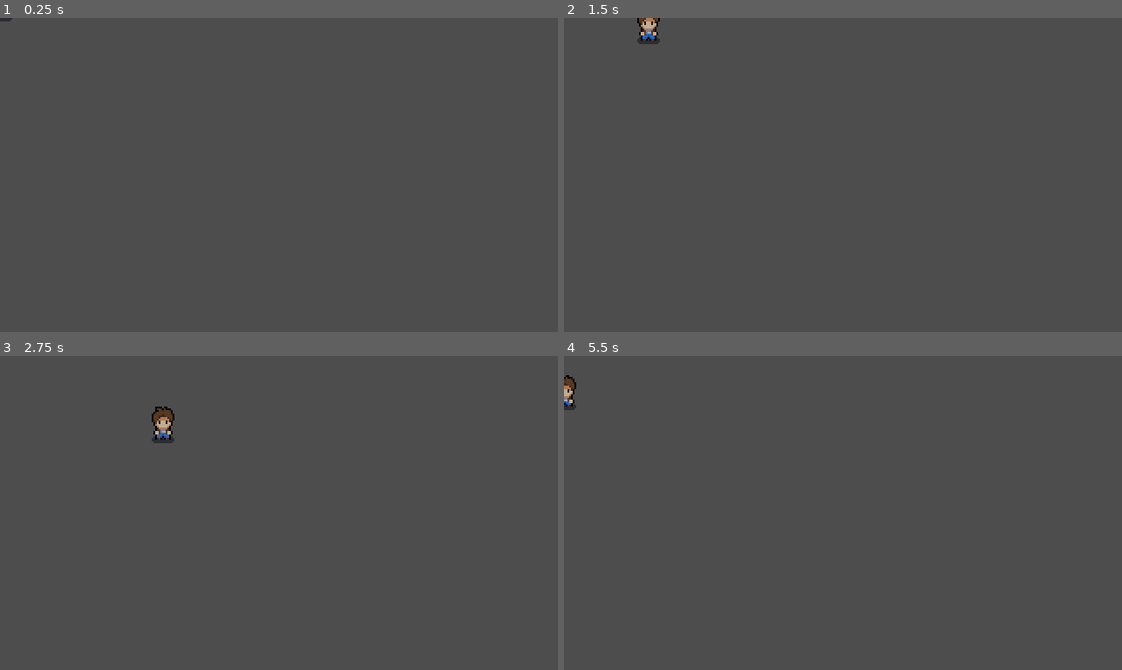
Above: before the commit, frames 1-4 (two rows, left to right).
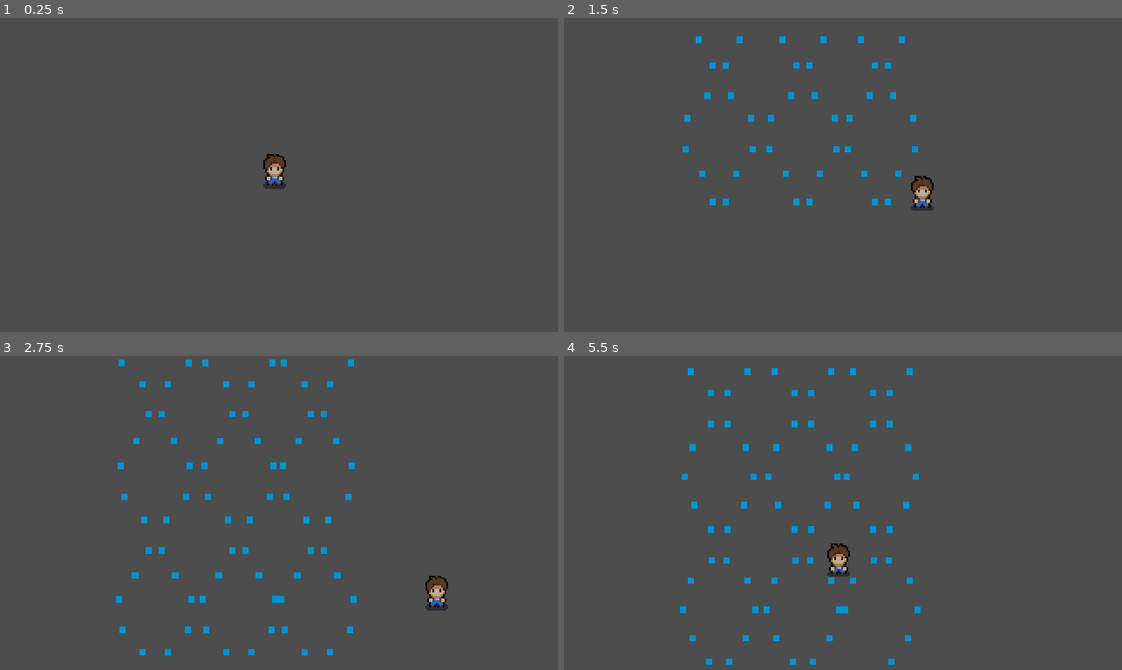
Above: after the commit, the same moments.

Repository: andretini/O_Retorno_de_Pebas
Game: Godot game, scene res://game.tscn
Same seed, same stepped clock (60 frames per second), same inputs: the game is played once before the commit and once after it. Before the commit the project starts from res://scenes/character.tscn.
Inputs:
- Up to frame 1 (0.25 s): no input
- Up to frame 2 (1.5 s): hold D (move_right) 0.53-1.28 s; hold S (move_down) from 1.28 s (still down)
- Up to frame 3 (2.75 s): release S (move_down) at 2.03 s; hold D (move_right) from 2.03 s (still down)
- Up to frame 4 (5.5 s): release D (move_right) at 2.78 s; hold W (move_up) 2.78-3.53 s; hold A (move_left) 3.53-5.03 s; hold S (move_down) from 5.03 s (still down)

The runs differ from the first frame. In frame 1, 0.4% of the frame differs, in the area x 0-52%, y 0-55%; in frame 2, 1.6%; in frame 3, 2.4%, in the area x 20-81%, y 1-96%; in frame 4, 2.2%.

Commit message:
Ataque feito

Diff:
--- /dev/null
+++ b/game.tscn
@@ -0,0 +1,19 @@
+[gd_scene load_steps=3 format=3 uid="uid://y0h4fii5byuj"]
+
+[ext_resource type="PackedScene" uid="uid://cdx6s86cb82sb" path="res://scenes/Entitys/character.tscn" id="1_lrqvr"]
+[ext_resource type="PackedScene" uid="uid://skl5h5uvsrgu" path="res://scenes/Attacks/projtectile_spawner.tscn" id="2_utt2o"]
+
+[node name="Game" type="Node2D"]
+
+[node name="CharacterBody2D" parent="." instance=ExtResource("1_lrqvr")]
+position = Vector2(157, 96)
+scale = Vector2(1, 0.957998)
+
+[node name="projectileSpawner" parent="." instance=ExtResource("2_utt2o")]
+position = Vector2(89, 10)
+
+[node name="projectileSpawner2" parent="." instance=ExtResource("2_utt2o")]
+position = Vector2(137, 10)
+
+[node name="projectileSpawner3" parent="." instance=ExtResource("2_utt2o")]
+position = Vector2(182, 10)
--- a/project.godot
+++ b/project.godot
@@ -11,7 +11,7 @@
 [application]
 
 config/name="O retorno de Peba's"
-run/main_scene="res://scenes/character.tscn"
+run/main_scene="res://game.tscn"
 config/features=PackedStringArray("4.2", "Forward Plus")
 config/icon="res://icon.svg"
 
@@ -22,6 +22,12 @@
 window/size/window_width_override=1280
 window/size/window_height_override=720
 window/stretch/mode="canvas_items"
+
+[importer_defaults]
+
+animation_library={
+"animation/fps": 60.0
+}
 
 [input]
 
--- /dev/null
+++ b/scenes/Attacks/Projectile/projectile.tscn
@@ -0,0 +1,70 @@
+[gd_scene load_steps=6 format=3 uid="uid://dcedvv5fdr6s3"]
+
+[ext_resource type="Script" path="res://scripts/projectile.gd" id="1_xgv2k"]
+
+[sub_resource type="Animation" id="Animation_2afg6"]
+resource_name = "moveAlongPath"
+length = 3.0
+tracks/0/type = "value"
+tracks/0/imported = false
+tracks/0/enabled = true
+tracks/0/path = NodePath(".:progress_ratio")
+tracks/0/interp = 1
+tracks/0/loop_wrap = true
+tracks/0/keys = {
+"times": PackedFloat32Array(0, 3),
+"transitions": PackedFloat32Array(1, 1),
+"update": 0,
+"values": [0.0, 1.0]
+}
+
+[sub_resource type="Animation" id="Animation_g7dae"]
+length = 0.001
+tracks/0/type = "value"
+tracks/0/imported = false
+tracks/0/enabled = true
+tracks/0/path = NodePath(".:progress_ratio")
+tracks/0/interp = 1
+tracks/0/loop_wrap = true
+tracks/0/keys = {
+"times": PackedFloat32Array(0),
+"transitions": PackedFloat32Array(1),
+"update": 0,
+"values": [1.0]
+}
+
+[sub_resource type="AnimationLibrary" id="AnimationLibrary_lrgq0"]
+_data = {
+"RESET": SubResource("Animation_g7dae"),
+"moveAlongPath": SubResource("Animation_2afg6")
+}
+
+[sub_resource type="RectangleShape2D" id="RectangleShape2D_7leqa"]
+size = Vector2(4, 4)
+
+[node name="path_follow" type="PathFollow2D"]
+progress = 274.833
+rotates = false
+
+[node name="AnimationPlayer" type="AnimationPlayer" parent="."]
+libraries = {
+"": SubResource("AnimationLibrary_lrgq0")
+}
+autoplay = "moveAlongPath"
+
+[node name="projectile" type="Area2D" parent="."]
+scale = Vector2(0.875, 0.875)
+collision_mask = 4
+script = ExtResource("1_xgv2k")
+
+[node name="ColorRect" type="ColorRect" parent="projectile"]
+offset_top = -4.0
+offset_right = 4.0
+color = Color(0, 0.576471, 0.827451, 1)
+metadata/_edit_use_anchors_ = true
+
+[node name="CollisionShape2D" type="CollisionShape2D" parent="projectile"]
+position = Vector2(2, -2)
+shape = SubResource("RectangleShape2D_7leqa")
+
+[connection signal="body_entered" from="projectile" to="projectile" method="_on_body_entered"]
--- /dev/null
+++ b/scenes/Attacks/projtectile_spawner.tscn
@@ -0,0 +1,22 @@
+[gd_scene load_steps=3 format=3 uid="uid://skl5h5uvsrgu"]
+
+[ext_resource type="Script" path="res://scripts/projtectile_spawner.gd" id="1_q27yj"]
+
+[sub_resource type="Curve2D" id="Curve2D_kc3qc"]
+_data = {
+"points": PackedVector2Array(-1.00892, -36.0316, 1.00892, 36.0316, 0, -52.2198, -0.264001, -23.9264, 0.264001, 23.9264, 16.9445, -13.2923, -0.86246, -24.5823, 0.86246, 24.5823, 0, 21.8374, 0.91508, -24.3341, -0.91508, 24.3341, 15.9478, 57.9165, 0.961789, -26.9106, -0.961789, 26.9106, 0, 94.945, 0.0666131, -27.2676, -0.0666131, 27.2676, 16.9445, 129.125, 1.27158, -29.3626, -1.27158, 29.3626, 0.996735, 167.103, -0.714433, -24.38, 0.714433, 24.38, 16.9445, 206.98, -0.12232, -8.94194, 0.12232, 8.94194, 0, 240.211)
+}
+point_count = 9
+
+[node name="projectileSpawner" type="Node2D"]
+scale = Vector2(1.00328, 1.05324)
+script = ExtResource("1_q27yj")
+
+[node name="movingPath" type="Path2D" parent="."]
+position = Vector2(1.99347, 0)
+curve = SubResource("Curve2D_kc3qc")
+
+[node name="movingPath2" type="Path2D" parent="."]
+position = Vector2(-1.99347, 0)
+scale = Vector2(-1, 1)
+curve = SubResource("Curve2D_kc3qc")
--- a/scenes/character.tscn
+++ b/scenes/Entitys/character.tscn
@@ -57,7 +57,9 @@
 }]
 
 [node name="CharacterBody2D" type="CharacterBody2D"]
-script = ExtResource("1_gbm06")
+collision_layer = 4
+collision_mask = 5
+script = ExtResource("1_hpfe2")
 
 [node name="CollisionShape2D" type="CollisionShape2D" parent="."]
 position = Vector2(0.5, -1)
--- a/scenes/game.tscn
+++ /dev/null
@@ -1,3 +0,0 @@
-[gd_scene format=3 uid="uid://y0h4fii5byuj"]
-
-[node name="Game" type="Node2D"]
--- /dev/null
+++ b/scripts/projectile.gd
@@ -0,0 +1,16 @@
+extends Area2D
+
+var velocity: Vector2 = Vector2(0,0)
+var duration = 20
+
+func _ready():
+	pass
+
+func _process(delta):
+	position += velocity * delta
+	duration -= delta
+	if duration <= 0:
+		queue_free();
+
+func _on_body_entered(body):
+	queue_free()
--- /dev/null
+++ b/scripts/projtectile_spawner.gd
@@ -0,0 +1,25 @@
+extends Node2D
+
+@onready var projectile = load("res://scenes/Attacks/Projectile/projectile.tscn")
+@onready var path = $movingPath
+@onready var path2 = $movingPath2
+
+var spawn_cooldown: float = 0
+var spawn_duration = 5
+# Called when the node enters the scene tree for the first time.
+func _ready():
+	pass
+
+# Called every frame. 'delta' is the elapsed time since the previous frame.
+
+func _process(delta):
+	if spawn_duration > 0 and spawn_cooldown <= 0:
+		spawn_cooldown = 0.1375
+		shoot()
+
+	spawn_cooldown -= 1 * delta
+	spawn_duration -= 1 * delta
+
+func shoot():
+	path.add_child.call_deferred(projectile.instantiate())
+	path2.add_child.call_deferred(projectile.instantiate())
Not shown: 1 places in scenes/Entitys/character.tscn that only renumber resources
